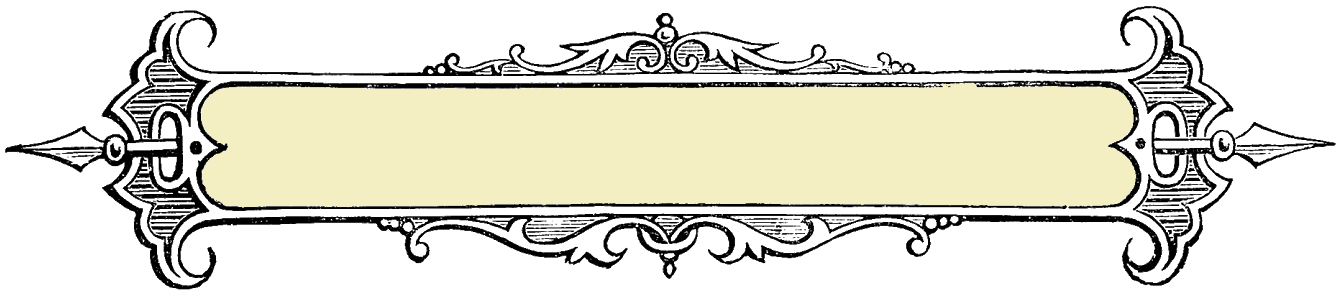
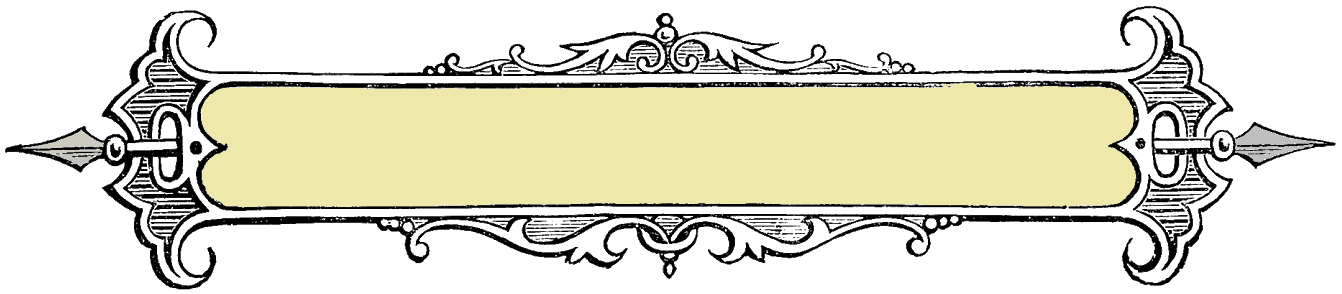
Layers edited between the first and the second w=1342, h=294 image:
painted on "grimoire_button.png" over bbox(27, 83, 1315, 207)
